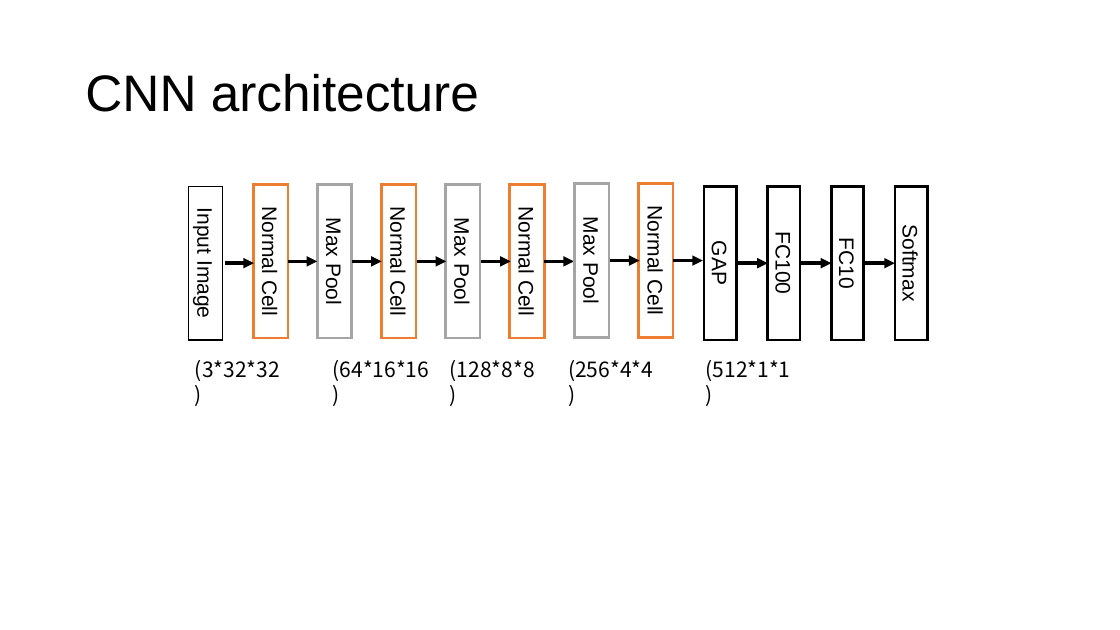
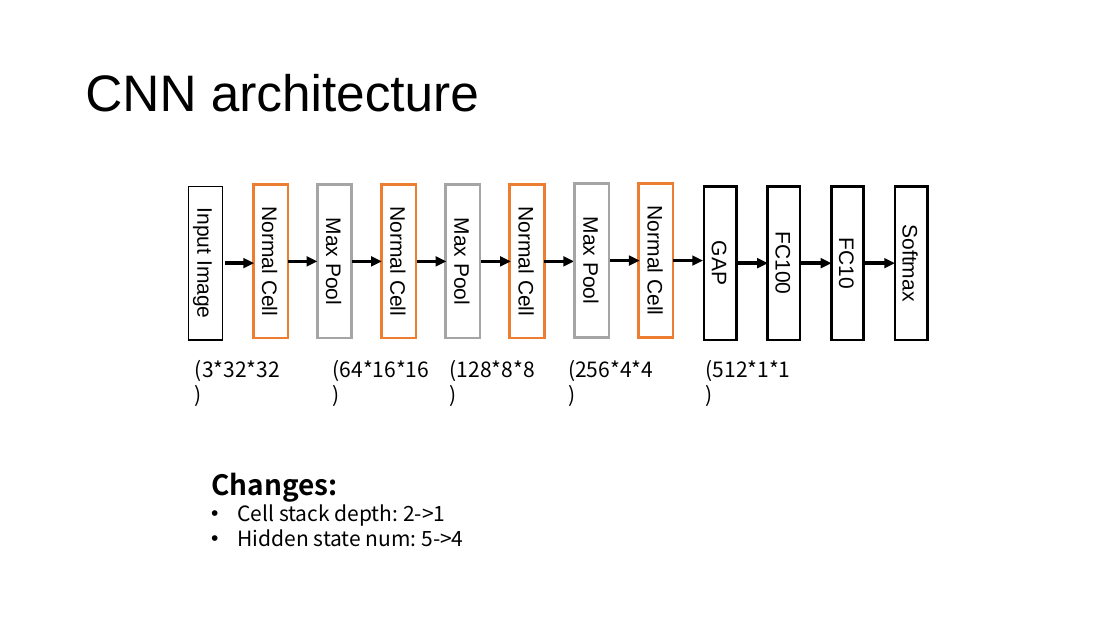
Before and after one commit to RangerX-36917/evoNAS, a slide deck: slide 4 of pre/final/5.9_final_report.pptx. Drawn at 1120x630 pixels with LibreOffice and Linux fonts; fonts in the diff are those of the drawing. Boxes give left, top, right and bottom in pixels: in the first picture for what was removed or moved away, otherwise in the second. Text is boxed around its words. In the diff, an @@ line names an element or a change of style, - is before the commit and + after.

```diff
--- a/pre/final/5.9_final_report.pptx
+++ b/pre/final/5.9_final_report.pptx
@@ text added at (237,500,463,547), 18 pt, text #000000 @@
+Changes:
+• Cell stack depth: 2->1
+• Hidden state num: 5->4
```
Also in this commit, not shown: 4 other slides changed, 2 slides added.
